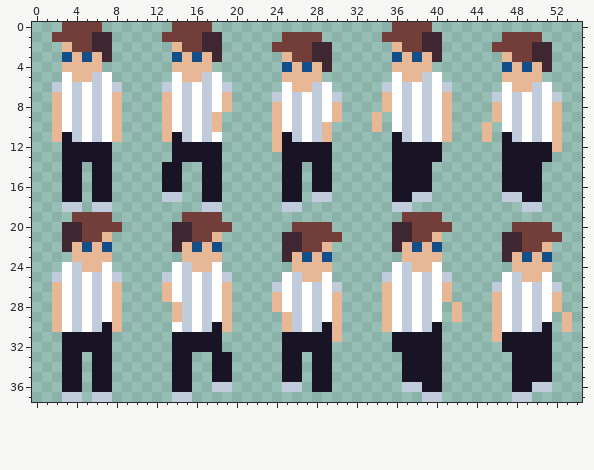
Two states of a pixel-art sprite, res/player.png. Above is the file before it was changed.
The file is 55x38 pixels. Pixels under 10% opacity are left out.
And afterwards:
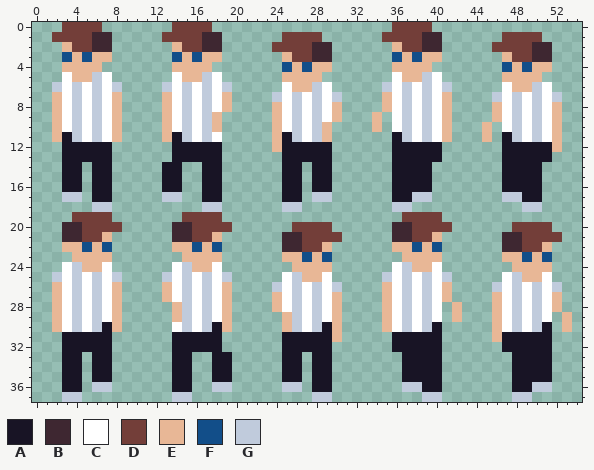
Palette (. is transparent): A #181425  B #3e2731  C #ffffff  D #733e39  E #e8b796  F #124e89  G #c0cbdc
Diff:
Colour E replaces colour B in row 3 at x 7, 18 and 40; in row 4 at x 29 and 51; in row 22 at x 3, 14 and 36; in row 23 at x 25 and 47.
Colour G is added in row 37 at x 28 to 29.
Colour G replaces colour A in row 17 at x 3 to 4; in row 36 at x 6 to 7.
Colour G is removed in row 18 at x 3 to 4; in row 37 at x 6 to 7.
